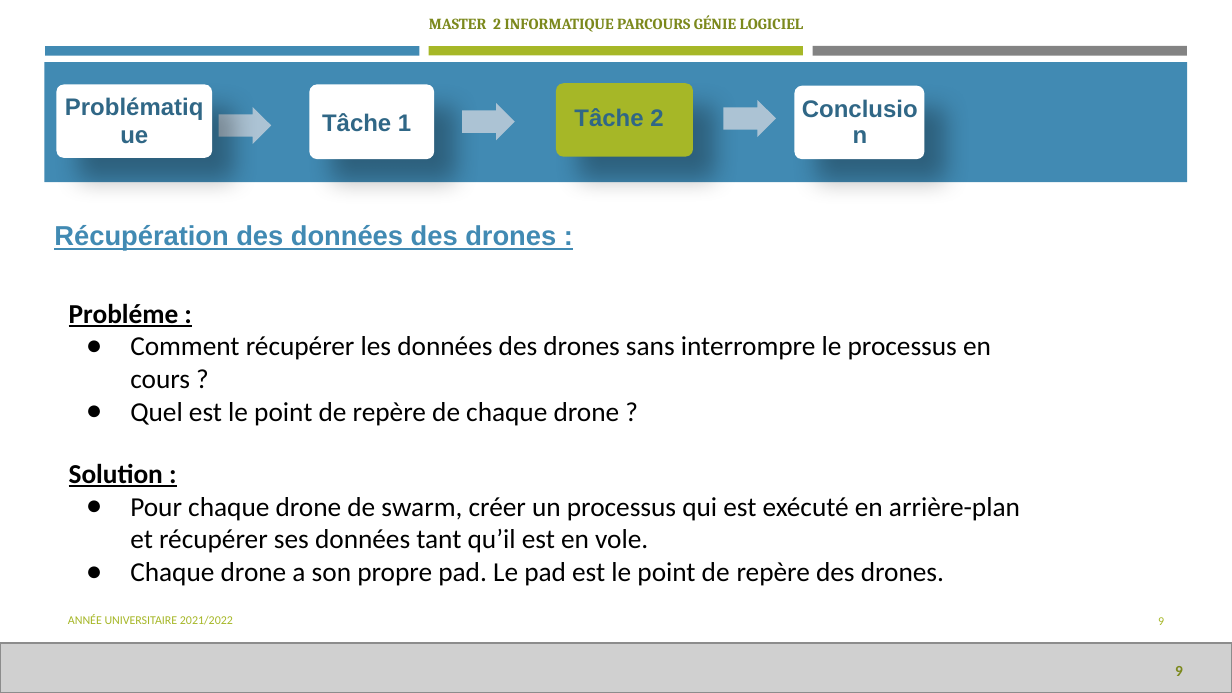
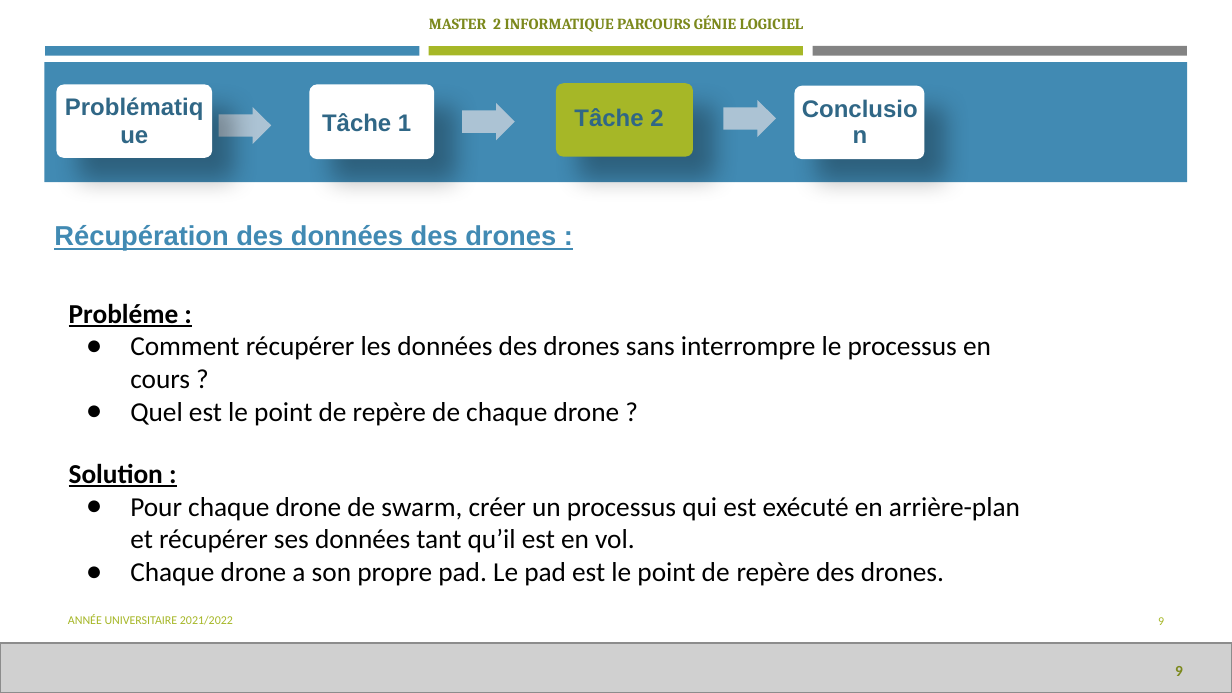
Before and after one commit to Hammoudi-Said/Drone-Swarming, a slide deck: slide 9 of doc/drone_swarming_presentation.pptx. Drawn at 1232x693 pixels with LibreOffice and Linux fonts; fonts in the diff are those of the drawing; grey boxes stand for pictures. Boxes give left, top, right and bottom in pixels: in the first picture for what was removed or moved away, otherwise in the second. Text is boxed around its words. In the diff, an @@ line names an element or a change of style, - is before the commit and + after.

```diff
--- a/doc/drone_swarming_presentation.pptx
+++ b/doc/drone_swarming_presentation.pptx
@@ text at [130,497,1020,553]: text changed @@
-● Pour chaque drone de swarm, créer un processus qui est exécuté en arrière-plan et récupérer ses données tant qu’il est en vole.
+● Pour chaque drone de swarm, créer un processus qui est exécuté en arrière-plan et récupérer ses données tant qu’il est en vol.
```
Also in this commit, not shown: 3 other slides changed, 2 other files.
